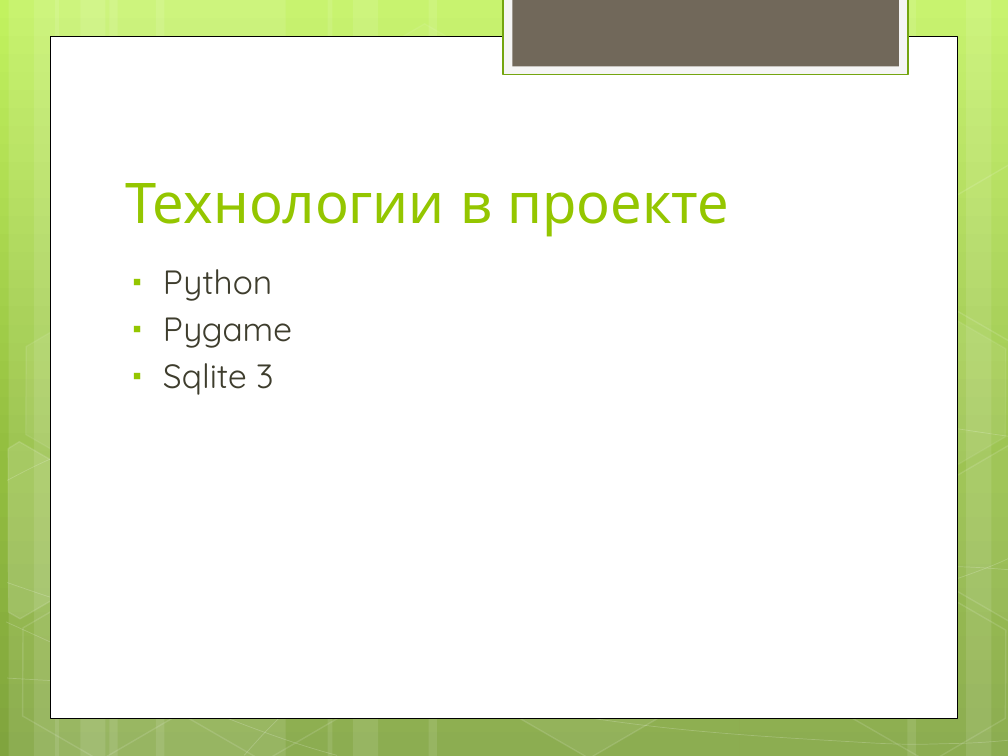
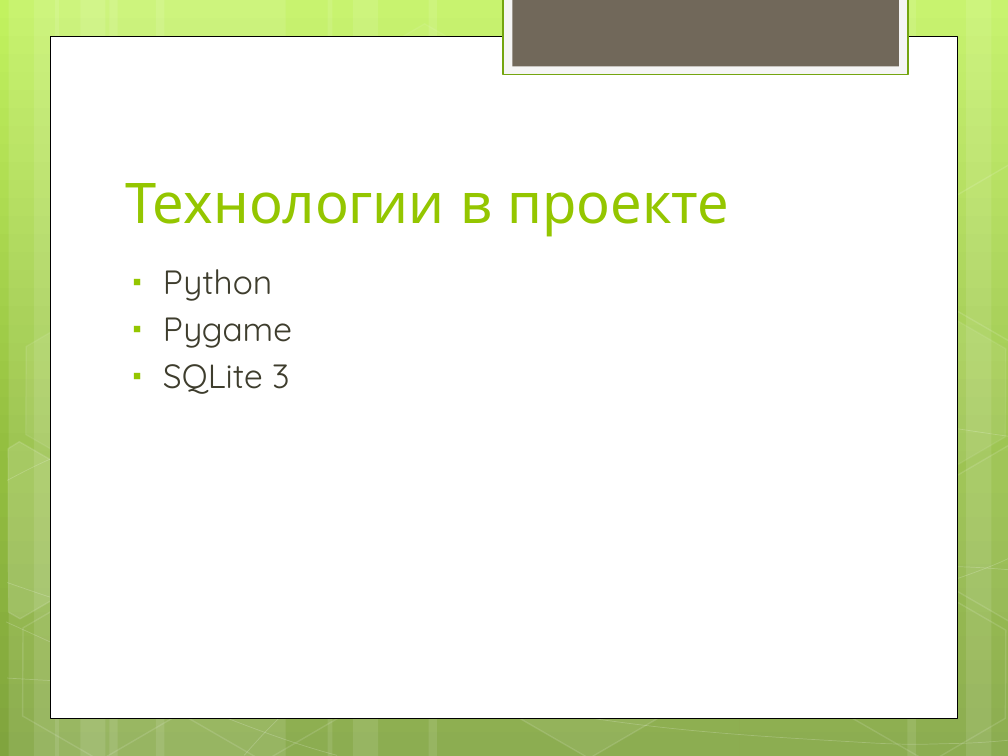
Before and after one commit to art-me-1101/project-Doodle_jump, a slide deck: slide 2 of doodle.pptx. Drawn at 1008x756 pixels with LibreOffice and Linux fonts; fonts in the diff are those of the drawing. Boxes give left, top, right and bottom in pixels: in the first picture for what was removed or moved away, otherwise in the second. Text is boxed around its words. In the diff, an @@ line names an element or a change of style, - is before the commit and + after.

```diff
--- a/doodle.pptx
+++ b/doodle.pptx
@@ text at (x1=163, y1=364, x2=289, y2=394): text changed @@
-▪ Sqlite 3
+▪ SQLite 3
```
Also in this commit, not shown: 1 other slide changed.
